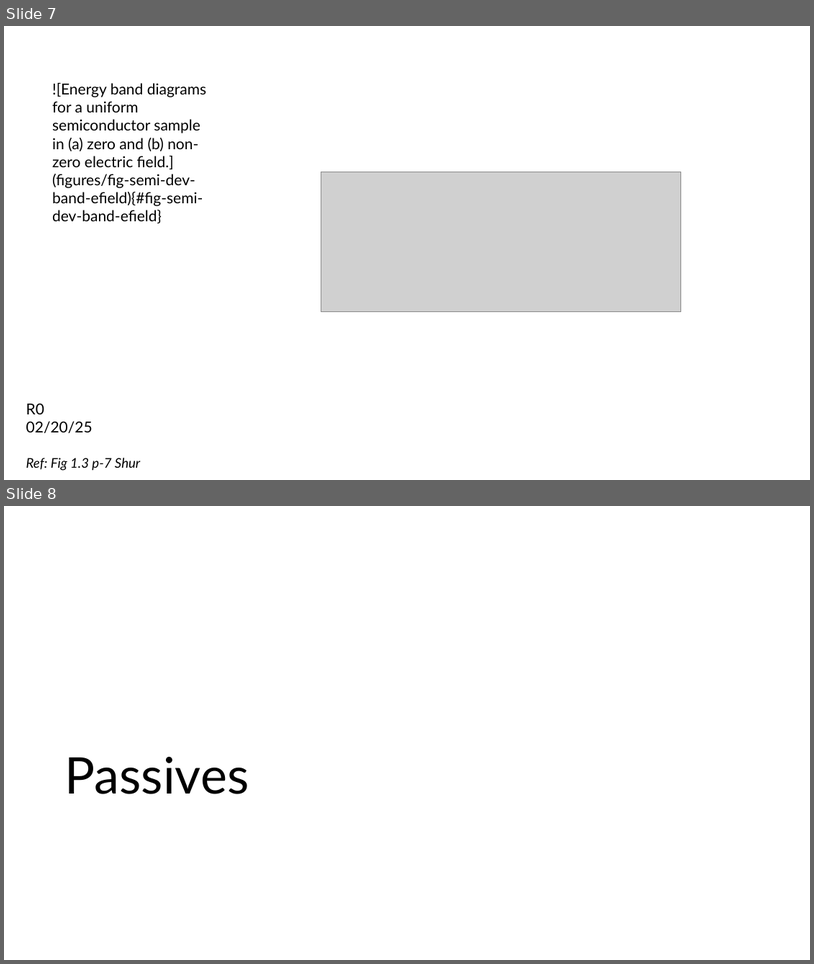
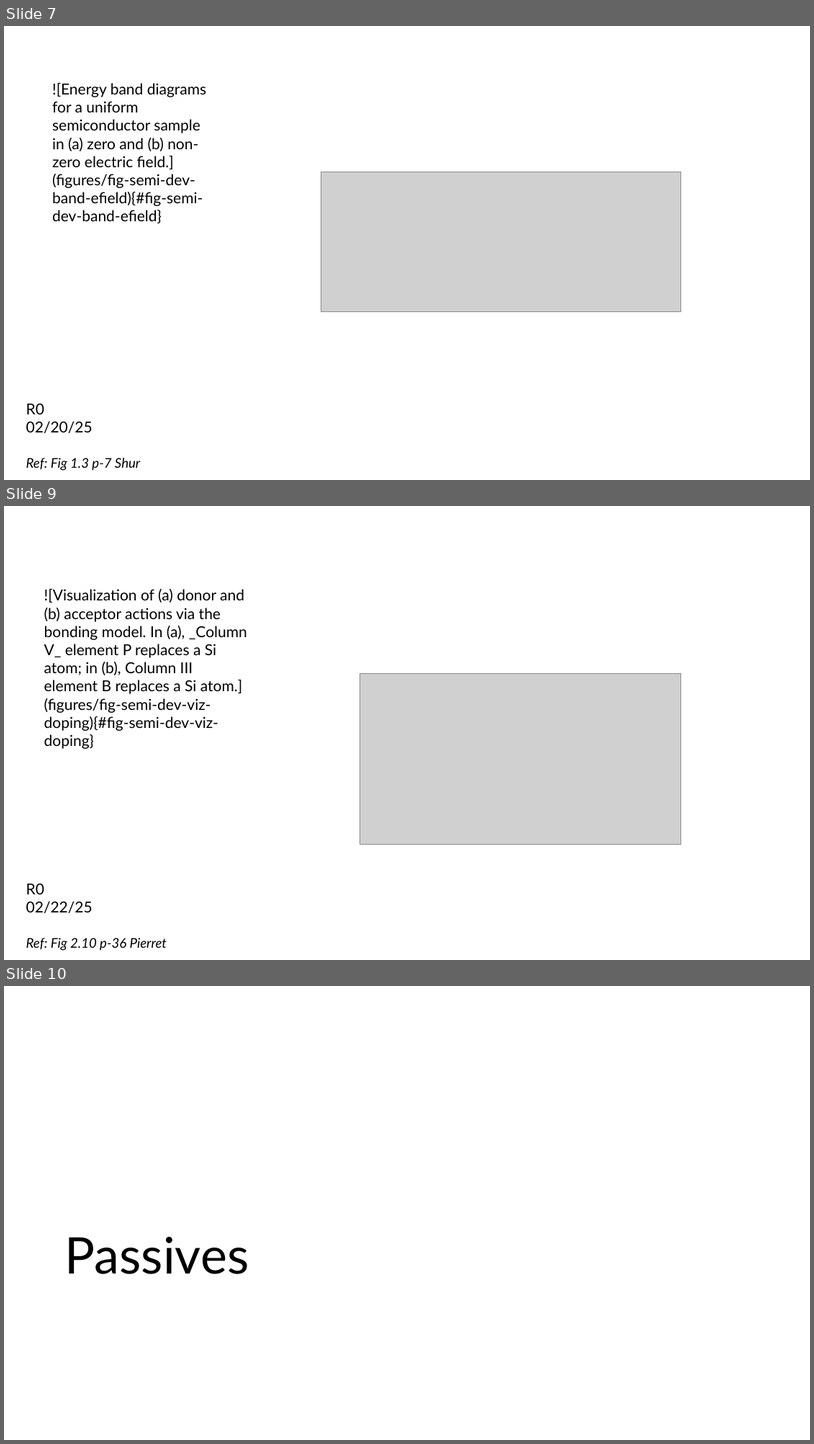
Before and after one commit to mixignal-press/ebook-ice1, a slide deck: figures/fig.pptx. Shown one above the other, each under a label of ours: slides 7 and 8 before the commit, slides 7, 9 and 10 after it; the slides between them are not shown. The pictures are 814x964 and 814x1444 pixels, drawn with LibreOffice and Linux fonts; fonts in the diff are those of the drawing; grey boxes stand for pictures. Boxes give left, top, right and bottom in pixels: in the first picture for what was removed or moved away, otherwise in the second. Text is boxed around its words. In the diff, an @@ line names an element or a change of style, - is before the commit and + after.

```diff
--- a/figures/fig.pptx
+++ b/figures/fig.pptx
@@ slide 9 added at bbox=[4, 506, 810, 960], background #FFFFFF @@
@@ text added at bbox=[44, 589, 247, 749], 18 pt, text #000000 @@
+![Visualization of (a) donor and (b) acceptor actions via the bonding model. In (a), _Column V_ element P replaces a Si atom; in (b), Column III element B replaces a Si atom.](figures/fig-semi-dev-viz-doping){#fig-semi-dev-viz-doping}
@@ picture added at bbox=[360, 674, 681, 844] @@
@@ text added at bbox=[26, 883, 93, 913], 18 pt, text #000000 @@
+R0 02/22/25
@@ text added at bbox=[26, 937, 167, 950], 16 pt, text #000000, italic @@
+Ref: Fig 2.10 p-36 Pierret
@@ what was slide 8 is now slide 10 @@
```
Also in this commit, not shown: 2 other slides added, 1 slide removed, 3 other files.
